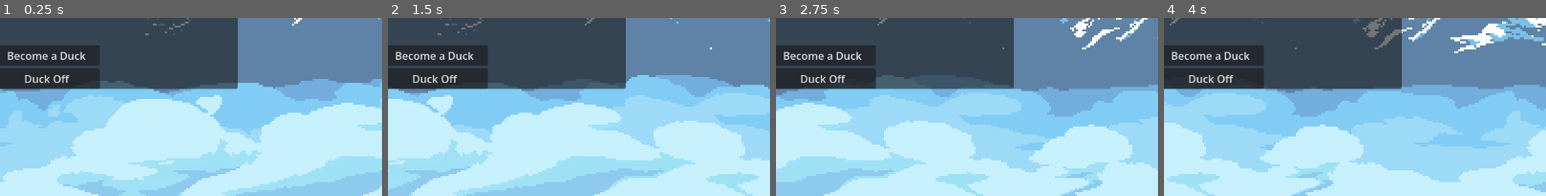
Above: before the commit, frames 1-4 (left to right).
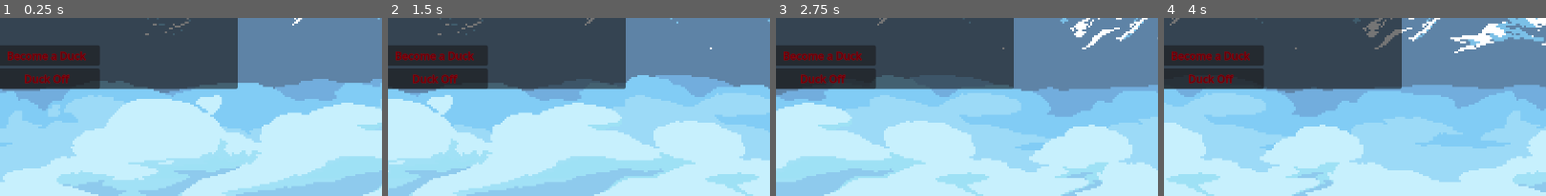
Above: after the commit, the same moments.

Repository: Anothernaso/arrow_duck_2-foss
Game: Godot game, scene res://dummy.tscn
Two runs of this game, one before a commit and one after it. Both use one fixed random seed, a clock stepped at 60 frames per second and the inputs below. Sound files missing from this copy of the repository are replaced by a short silence.
Inputs:
- Up to frame 1 (0.25 s): no input
- Up to frame 2 (1.5 s): hold D (right) 0.53-1.28 s; hold S (backward) from 1.28 s (still down)
- Up to frame 3 (2.75 s): release S (backward) at 2.03 s; hold D (right) from 2.03 s (still down)
- Up to frame 4 (4 s): release D (right) at 2.78 s; hold W (forward) 2.78-3.53 s; hold A (left) from 3.53 s (still down)
The pictures show only the part of the screen within x 44-94%, y 50-100%; the shares and areas given below are measured in that part.

The runs differ from the first frame. In frame 1, 1.0% of the frame differs, in the area x 2-23%, y 18-37%; in frame 2, 1.0%; in frame 3, 1.0%; in frame 4, 1.0%.

Commit message:
Adjust UI color theme
On branch master
Changes to be committed:
	new file:   THEME.md
	modified:   ui/themes/arrow_duck_2_theme.tres

Diff:
--- a/ui/themes/arrow_duck_2_theme.tres
+++ b/ui/themes/arrow_duck_2_theme.tres
@@ -1,6 +1,14 @@
 [gd_resource type="Theme" format=3 uid="uid://b4knt16xuynoj"]
 
 [resource]
-Label/colors/font_color = Color(0.402684, 0, 0.0300573, 1)
-Label/colors/font_outline_color = Color(0.699196, 6.37732e-07, 2.88785e-07, 1)
+Button/colors/font_color = Color(0.39215687, 0, 0.039215688, 1)
+Button/colors/font_disabled_color = Color(0.39215687, 0, 0.039215688, 0.5019608)
+Button/colors/font_focus_color = Color(0.54901963, 0, 0.039215688, 1)
+Button/colors/font_hover_color = Color(0.54901963, 0, 0.039215688, 1)
+Button/colors/font_hover_pressed_color = Color(1, 0, 0.039215688, 1)
+Button/colors/font_outline_color = Color(0.6862745, 0, 0.039215688, 1)
+Button/colors/font_pressed_color = Color(1, 0, 0.039215688, 1)
+Button/constants/outline_size = 2
+Label/colors/font_color = Color(0.39215687, 0, 0.039215688, 1)
+Label/colors/font_outline_color = Color(0.6862745, 0, 0.039215688, 1)
 Label/constants/outline_size = 2
Not shown, added: THEME.md
